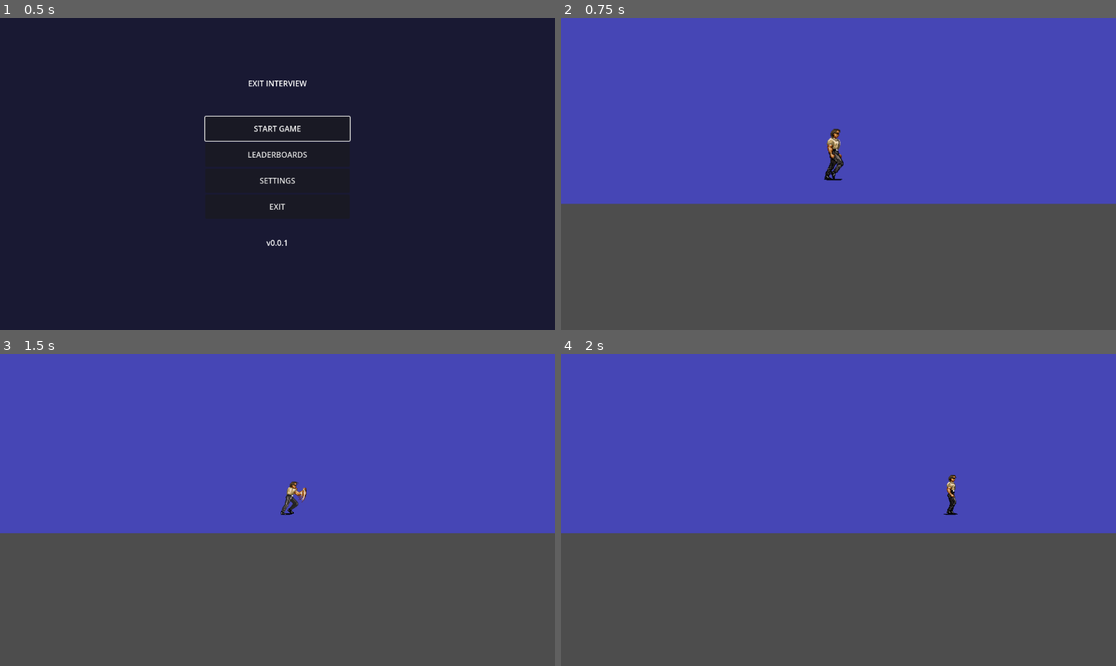
Above: before the commit, frames 1-4 (two rows, left to right).
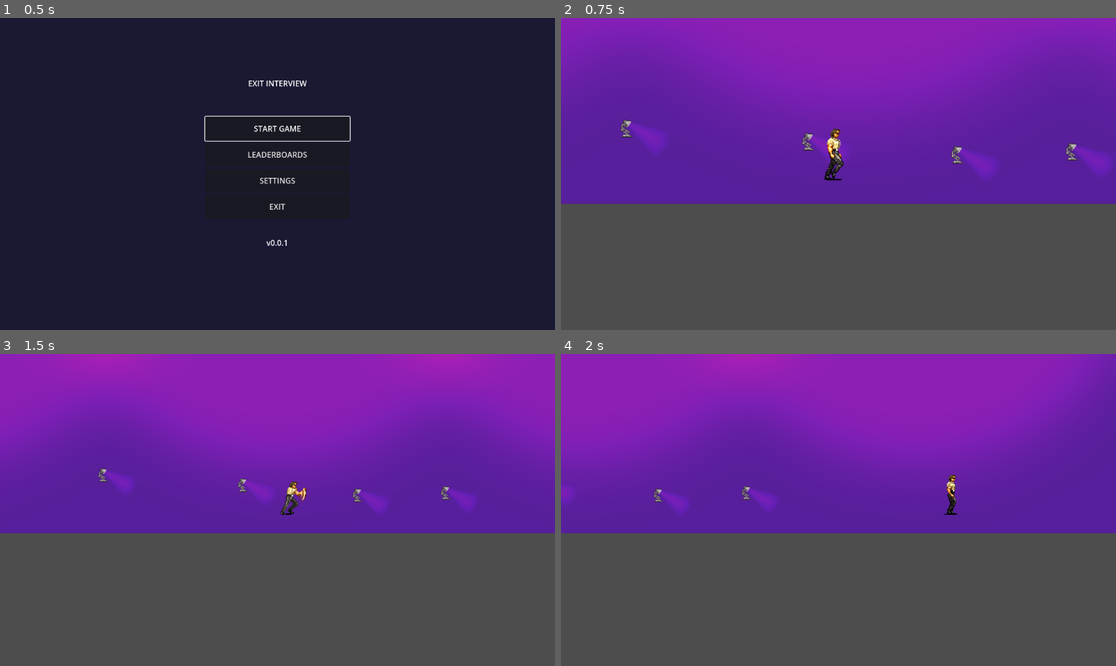
Above: after the commit, the same moments.

Repository: itlleat/twenty-second-slam
Game: Godot game, scene res://scenes/ui/main_menu.tscn
Two runs of this game, one before a commit and one after it. Both use one fixed random seed, a clock stepped at 60 frames per second and the inputs below.
Inputs (mouse positions are in pixels of both pictures, inside the frame that each line leads up to):
- Up to frame 1 (0.5 s): no input
- Up to frame 2 (0.75 s): click "START GAME" at 0.5 s
- Up to frame 3 (1.5 s): tap Enter at 1.25 s; move the mouse to (399, 494) at 1.27 s; hold D (move_right) from 1.28 s (still down); tap R (heavy_punch) at 1.35 s
- Up to frame 4 (2 s): keep holding D (move_right); tap Space (jump) at 1.52 s

Frame 1 is identical in both runs. In frame 2, 59% of the frame differs, in the area x 0-100%, y 0-60%; in frame 3, 57%; in frame 4, 57%.

Commit message:
added some lights

Diff:
--- a/scenes/enemies/desk_lamp.tscn
+++ b/scenes/enemies/desk_lamp.tscn
@@ -1,13 +1,11 @@
-[gd_scene load_steps=6 format=3 uid="uid://desk_lamp_uid"]
+[gd_scene load_steps=7 format=3 uid="uid://c2yhnn5sgorl2"]
 
-[ext_resource type="Script" path="res://scripts/entities/desk_lamp.gd" id="1_desklamp"]
-[ext_resource type="Texture2D" uid="uid://cfhmrwwsgrqyh" path="res://assets/sprites/desk_lamp.png" id="2_desklamp"]
+[ext_resource type="Script" uid="uid://c2f83t74v6g54" path="res://scripts/entities/desk_lamp.gd" id="1_desklamp"]
+[ext_resource type="Texture2D" uid="uid://c0o6okio0enb0" path="res://assets/sprites/desk_lamp.png" id="2_desklamp"]
+[ext_resource type="Texture2D" uid="uid://bk7hjfv5de2nf" path="res://assets/lighting/cone_light.jpg" id="3_dcy5r"]
 
 [sub_resource type="RectangleShape2D" id="RectangleShape2D_desklamp_collision"]
-size = Vector2(25, 49.5)
-
-[sub_resource type="RectangleShape2D" id="RectangleShape2D_desklamp_hitbox"]
-size = Vector2(58, 55)
+size = Vector2(44, 49.5)
 
 [sub_resource type="SpriteFrames" id="SpriteFrames_desklamp"]
 animations = [{
@@ -19,6 +17,9 @@
 "name": &"default",
 "speed": 5.0
 }]
+
+[sub_resource type="RectangleShape2D" id="RectangleShape2D_desklamp_hitbox"]
+size = Vector2(44, 50)
 
 [node name="DeskLamp" type="CharacterBody2D" groups=["enemies"]]
 script = ExtResource("1_desklamp")
@@ -62,10 +63,21 @@
 collision_layer = 2
 collision_mask = 2
 
+[node name="AnimatedSprite2D" type="AnimatedSprite2D" parent="HitBox"]
+light_mask = 0
+visibility_layer = 2
+position = Vector2(52, 66)
+sprite_frames = SubResource("SpriteFrames_desklamp")
+
 [node name="CollisionShape2D" type="CollisionShape2D" parent="HitBox"]
-position = Vector2(52, 51.5)
+position = Vector2(52, 52)
 shape = SubResource("RectangleShape2D_desklamp_hitbox")
 
-[node name="AnimatedSprite2D" type="AnimatedSprite2D" parent="."]
-position = Vector2(0, -22)
-sprite_frames = SubResource("SpriteFrames_desklamp")
+[node name="PointLight2D" type="PointLight2D" parent="HitBox"]
+light_mask = 0
+position = Vector2(86, 64)
+rotation = -1.0197678
+scale = Vector2(1.0611933, 1.3429564)
+energy = 0.74
+texture = ExtResource("3_dcy5r")
+texture_scale = 0.11
--- a/scenes/levels/office.tscn
+++ b/scenes/levels/office.tscn
@@ -6,6 +6,8 @@
 [ext_resource type="PackedScene" uid="uid://c3d4e5f6g7h8i" path="res://scenes/ui/pause_menu.tscn" id="5_pause"]
 [ext_resource type="Script" uid="uid://dsncdri42aalc" path="res://scripts/managers/pause_manager.gd" id="6_7k6om"]
 [ext_resource type="PackedScene" uid="uid://bi32t2twn5x7q" path="res://scenes/enemies/boss.tscn" id="6_ey3sf"]
+[ext_resource type="Texture2D" uid="uid://d6pi8gw78wdb" path="res://assets/lighting/light_mask_neutral.png" id="7_1gkrr"]
+[ext_resource type="PackedScene" uid="uid://c2yhnn5sgorl2" path="res://scenes/enemies/desk_lamp.tscn" id="8_4m8q4"]
 
 [sub_resource type="RectangleShape2D" id="RectangleShape2D_0xbrh"]
 size = Vector2(2323, 1283)
@@ -14,7 +16,7 @@
 script = ExtResource("1_office")
 
 [node name="FreeMovementZone" type="Area2D" parent="."]
-position = Vector2(-291, -755)
+position = Vector2(-292, -755)
 script = ExtResource("1_45276")
 metadata/_edit_group_ = true
 
@@ -27,9 +29,10 @@
 offset_top = -641.0
 offset_right = 1163.0
 offset_bottom = 642.0
-color = Color(0.254902, 0.254902, 1, 0.588235)
+color = Color(0.37254903, 0, 0.81960785, 0.5882353)
 
 [node name="Player" parent="." instance=ExtResource("2_4xsq1")]
+visible = true
 position = Vector2(1163, -49)
 
 [node name="UI" type="CanvasLayer" parent="."]
@@ -43,3 +46,36 @@
 
 [node name="Boss" parent="." instance=ExtResource("6_ey3sf")]
 position = Vector2(1172, -613)
+
+[node name="PointLight2D" type="PointLight2D" parent="."]
+position = Vector2(1183, -613)
+scale = Vector2(2.8046875, 2.8046875)
+color = Color(1, 0.9882353, 0.32941177, 0.99607843)
+texture = ExtResource("7_1gkrr")
+texture_scale = 1.79
+
+[node name="PointLight2D3" type="PointLight2D" parent="."]
+position = Vector2(1886, -613)
+scale = Vector2(2.8046875, 2.8046875)
+color = Color(1, 0.9882353, 0.32941177, 0.99607843)
+texture = ExtResource("7_1gkrr")
+texture_scale = 1.79
+
+[node name="PointLight2D2" type="PointLight2D" parent="."]
+position = Vector2(475, -613)
+scale = Vector2(2.8046875, 2.8046875)
+color = Color(1, 0.9882353, 0.32941177, 0.99607843)
+texture = ExtResource("7_1gkrr")
+texture_scale = 1.79
+
+[node name="DeskLamp" parent="." instance=ExtResource("8_4m8q4")]
+position = Vector2(1535, -85)
+
+[node name="DeskLamp2" parent="." instance=ExtResource("8_4m8q4")]
+position = Vector2(1114, -101)
+
+[node name="DeskLamp3" parent="." instance=ExtResource("8_4m8q4")]
+position = Vector2(1352, -80)
+
+[node name="DeskLamp4" parent="." instance=ExtResource("8_4m8q4")]
+position = Vector2(824, -122)
Binary file added: assets/lighting/cone_light.jpg
Not shown, added: assets/lighting/cone_light.jpg.import
Binary file added: assets/lighting/light_mask_neutral.png
Not shown, added: assets/lighting/light_mask_neutral.png.import
Not shown: 1 places in scenes/levels/office.tscn that only renumber resources
